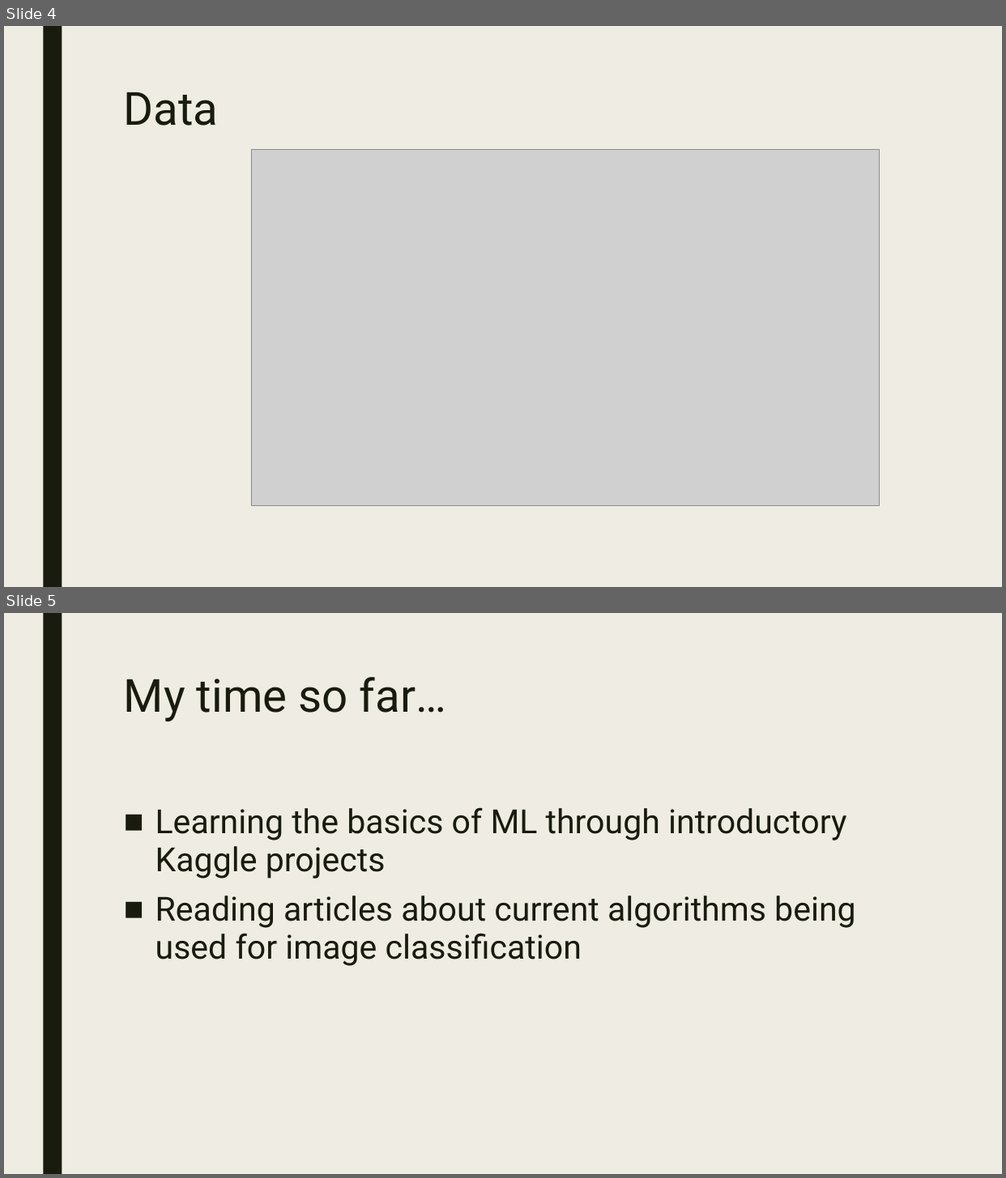
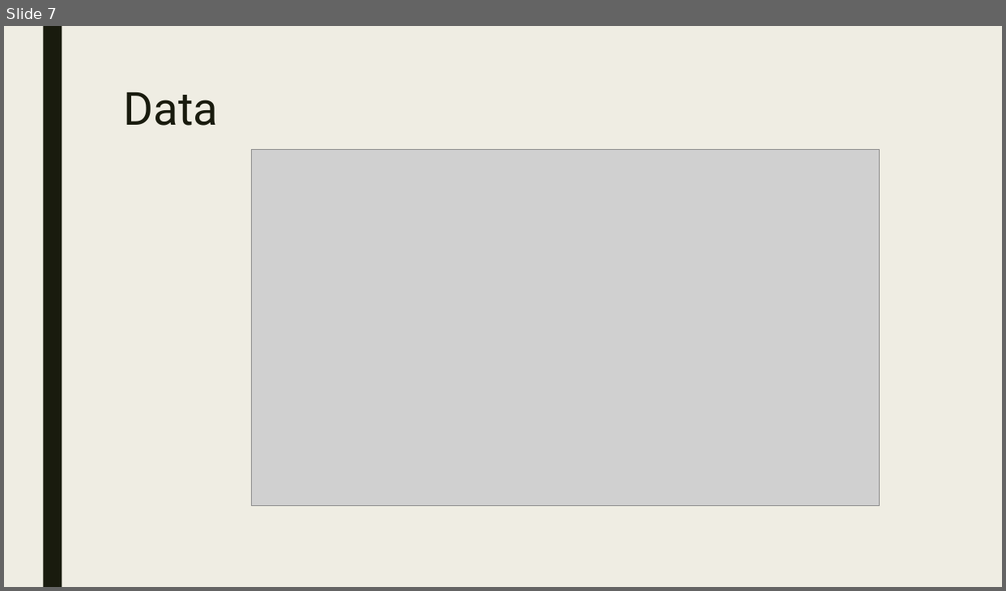
Before and after one commit to keerats7/Research, a slide deck: ProgressReport.pptx. Shown one above the other, each under a label of ours: slides 4 and 5 before the commit, slide 7 after it. The pictures are 1006x1178 and 1006x591 pixels, drawn with LibreOffice and Linux fonts; fonts in the diff are those of the drawing; grey boxes stand for pictures. Boxes give left, top, right and bottom in pixels: in the first picture for what was removed or moved away, otherwise in the second. Text is boxed around its words. In the diff, an @@ line names an element or a change of style, - is before the commit and + after.

```diff
--- a/ProgressReport.pptx
+++ b/ProgressReport.pptx
@@ slide 5 removed at [4,613,1002,1174], background #EFEDE3; not listed: 1 template element that a slide beside it also shows @@
@@ title removed at [124,677,447,722] @@
-My time so far…
@@ text removed at [155,807,856,966] @@
-■ Learning the basics of ML through introductory Kaggle projects
-■ Reading articles about current algorithms being used for image classification
@@ what was slide 4 is now slide 7 @@
```
Also in this commit, not shown: 1 slide changed, 7 slides added, 1 other slide removed.
